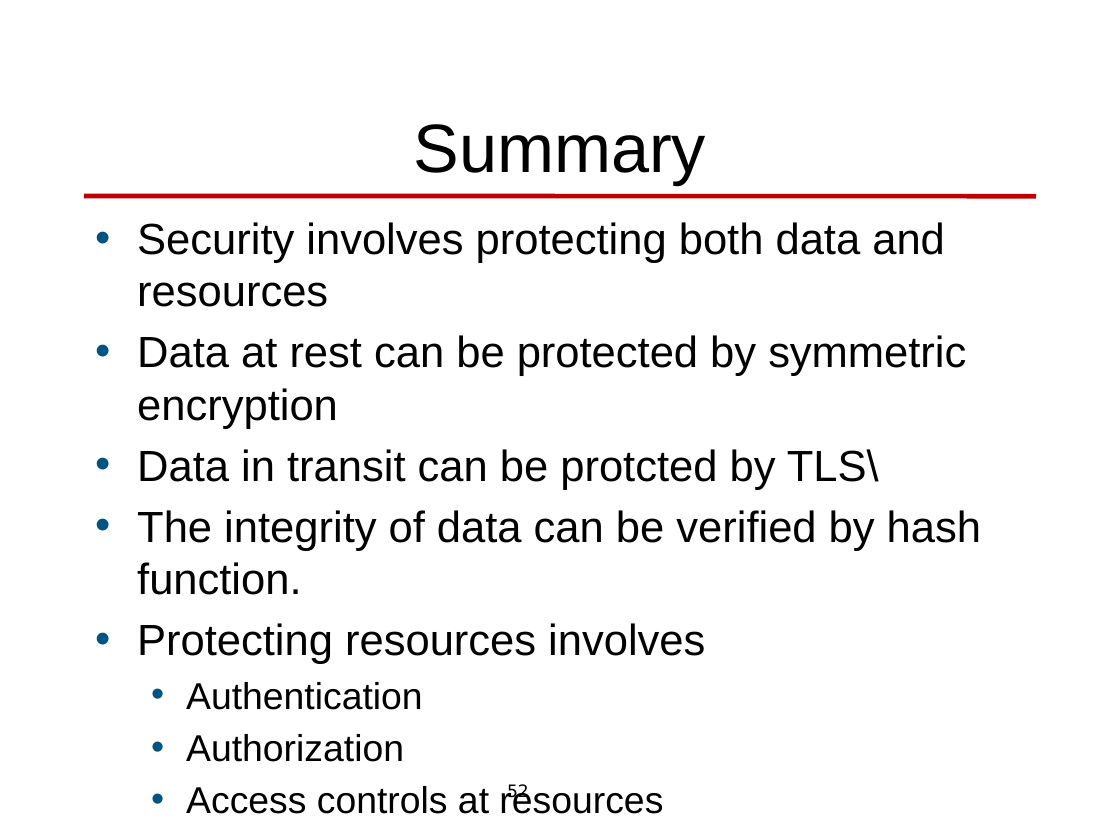
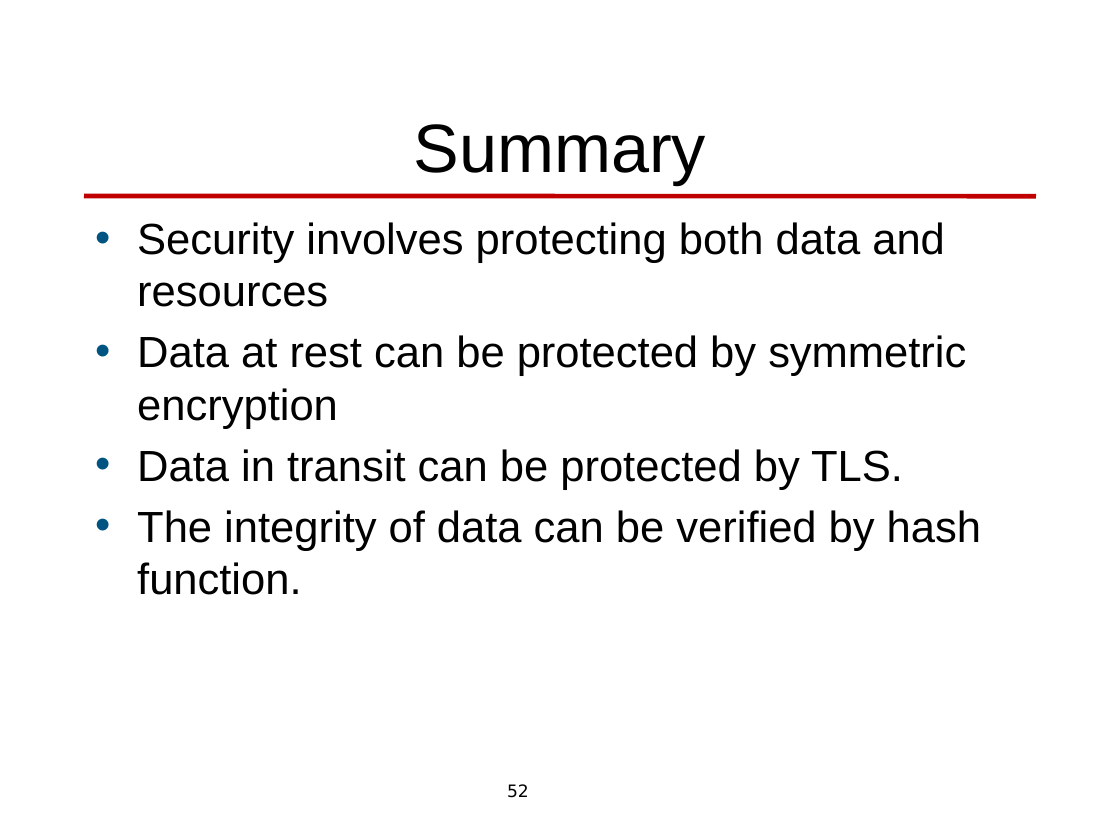
Before and after one commit to len-bass/architecture-design, a slide deck: slide 52 of security.pptx. Drawn at 1120x840 pixels with LibreOffice and Linux fonts; fonts in the diff are those of the drawing; background and template pictures are left out. Boxes give left, top, right and bottom in pixels: in the first picture for what was removed or moved away, otherwise in the second. Text is boxed around its words. In the diff, an @@ line names an element or a change of style, - is before the commit and + after.

```diff
--- a/security.pptx
+++ b/security.pptx
@@ text at [137,449,903,490]: text changed @@
-• Data in transit can be protcted by TLS\
+• Data in transit can be protected by TLS.
@@ text at [137,623,705,814]: paragraphs removed @@
-• Protecting resources involves
-  • Authentication
-  • Authorization
-  • Access controls at resources
```
Also in this commit, not shown: 17 other slides changed, 8 slides added, 7 slides removed, 7 other files.
